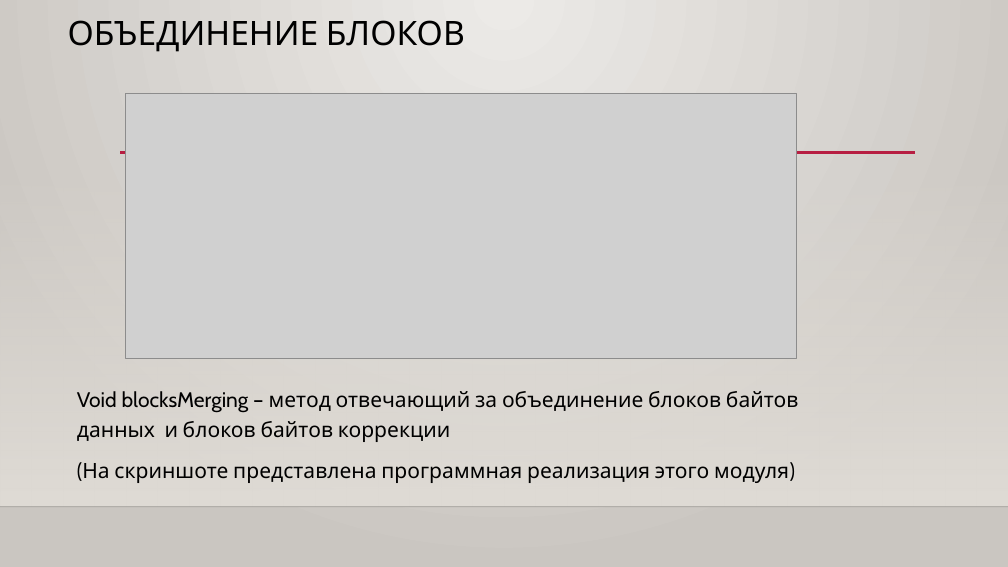
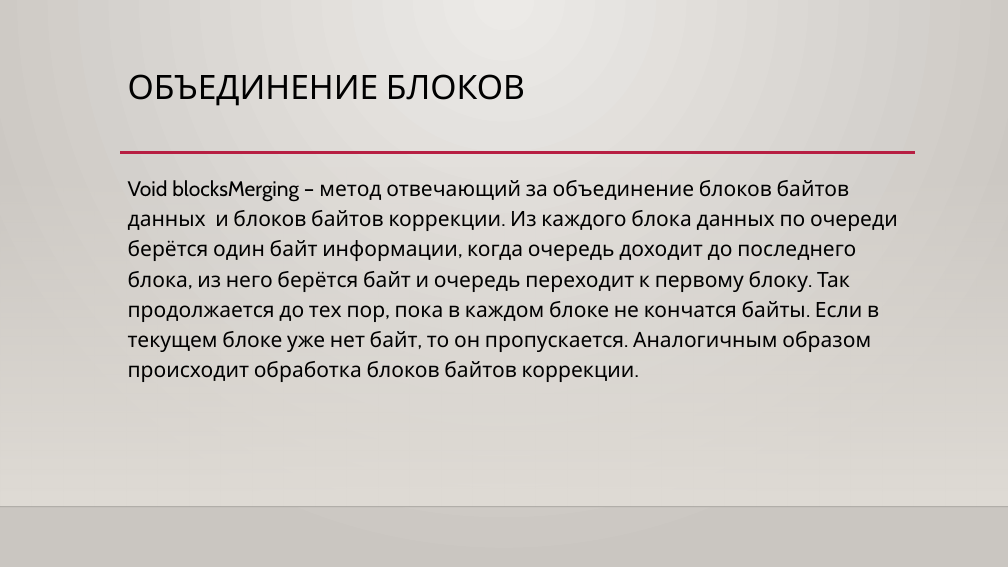
Before and after one commit to Kotolow/Qr-codes, a slide deck: slide 9 of demo/Qr-codes_presentation.pptx. Drawn at 1008x567 pixels with LibreOffice and Linux fonts; fonts in the diff are those of the drawing; grey boxes stand for pictures; background and template pictures are left out. Boxes give left, top, right and bottom in pixels: in the first picture for what was removed or moved away, otherwise in the second. Text is boxed around its words. In the diff, an @@ line names an element or a change of style, - is before the commit and + after.

```diff
--- a/demo/Qr-codes_presentation.pptx
+++ b/demo/Qr-codes_presentation.pptx
@@ title "ОБЪЕДИНЕНИЕ БЛОКОВ": place and size @@
-title "ОБЪЕДИНЕНИЕ БЛОКОВ" at [68,20,465,52]
+title "ОБЪЕДИНЕНИЕ БЛОКОВ" at [128,74,525,106]
@@ picture removed at [126,93,797,358] @@
@@ text at [128,180,898,382]: text changed @@
-Void blocksMerging – метод отвечающий за объединение блоков байтов данных и блоков байтов коррекции
-(На скриншоте представлена программная реализация этого модуля)
+Void blocksMerging – метод отвечающий за объединение блоков байтов данных и блоков байтов коррекции. Из каждого блока данных по очереди берётся один байт информации, когда очередь доходит до последнего блока, из него берётся байт и очередь переходит к первому блоку. Так продолжается до тех пор, пока в каждом блоке не кончатся байты. Если в текущем блоке уже нет байт, то он пропускается. Аналогичным образом происходит обработка блоков байтов коррекции.
```
Also in this commit, not shown: 4 other slides changed, 1 other file.
